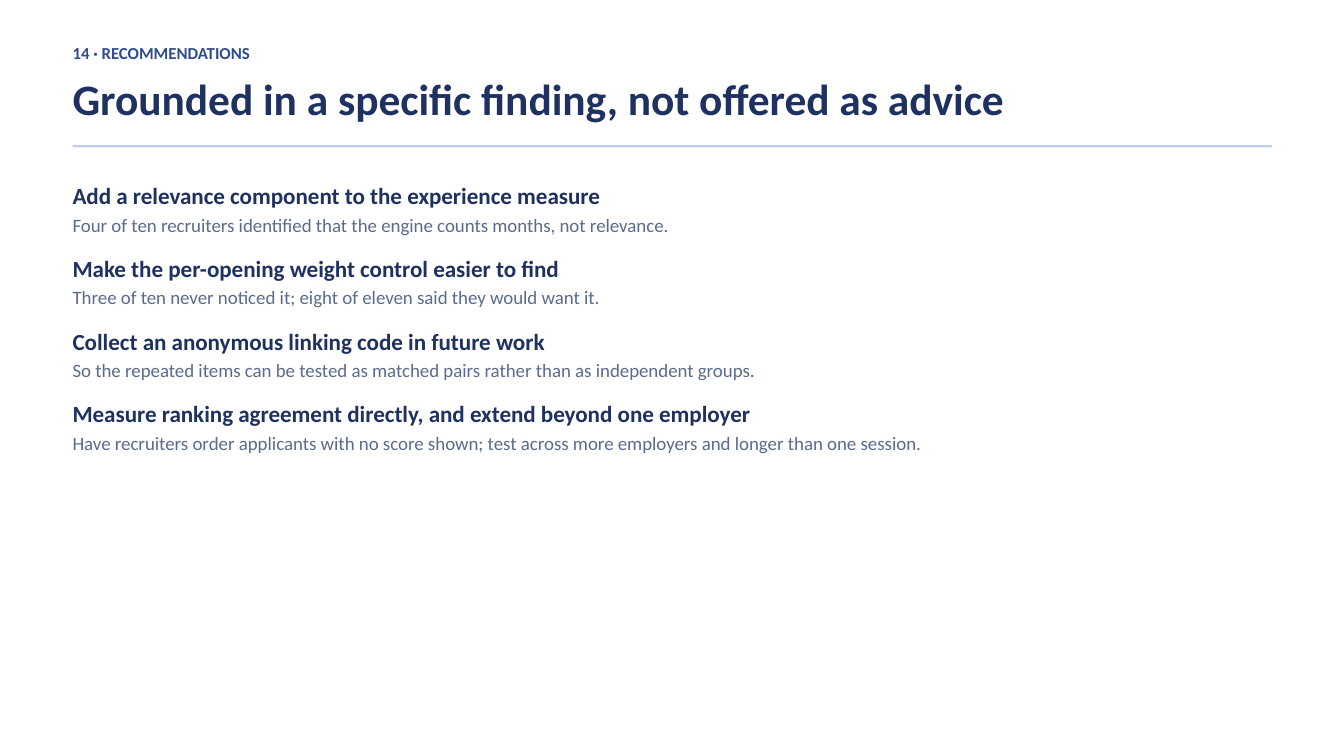
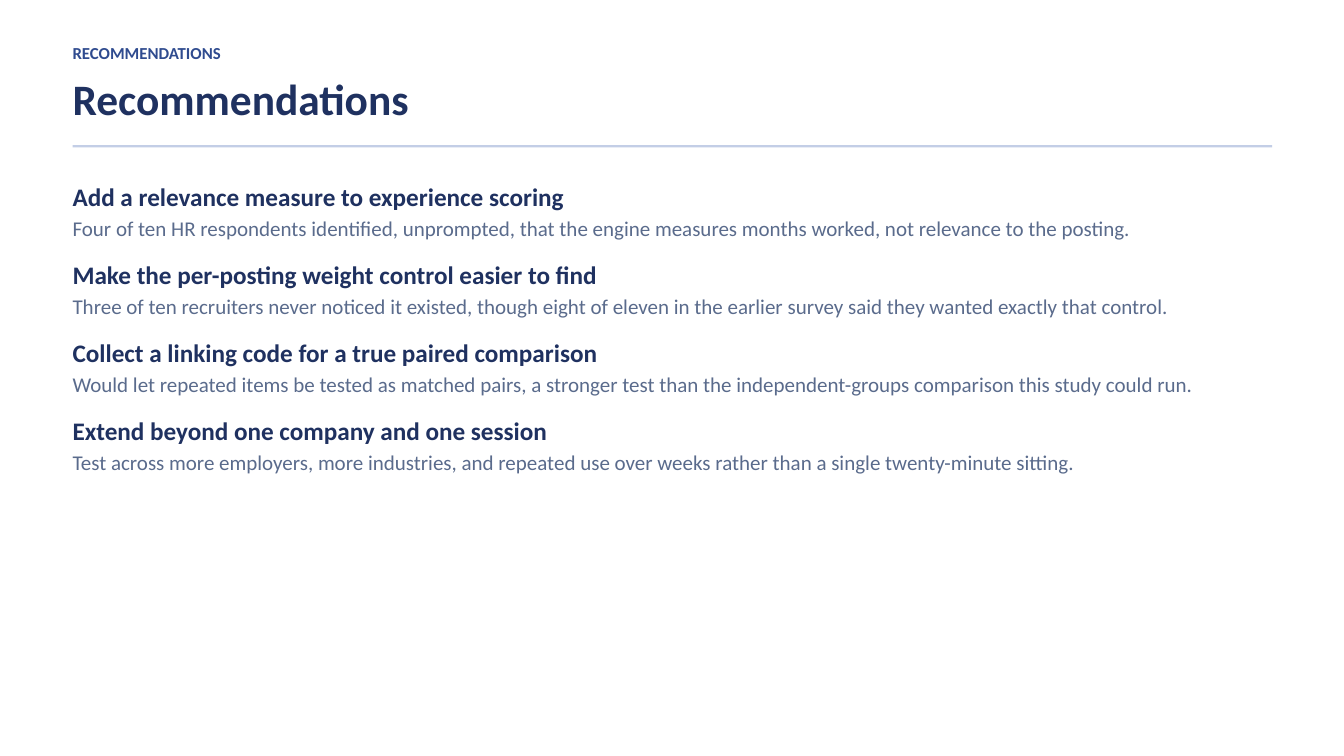
Before and after one commit to Talenss/CapstoneWebsite, a slide deck: slide 21 of 05_Website_Angular/docs/Linaw-PH-Defence-Presentation.pptx (slide 15 before the commit). Drawn at 1344x756 pixels with LibreOffice and Linux fonts; fonts in the diff are those of the drawing. Boxes give left, top, right and bottom in pixels: in the first picture for what was removed or moved away, otherwise in the second. Text is boxed around its words. In the diff, an @@ line names an element or a change of style, - is before the commit and + after.

```diff
--- a/05_Website_Angular/docs/Linaw-PH-Defence-Presentation.pptx
+++ b/05_Website_Angular/docs/Linaw-PH-Defence-Presentation.pptx
@@ text at (73, 48, 221, 59): text changed @@
-14 · RECOMMENDATIONS
+RECOMMENDATIONS
@@ text at (73, 84, 409, 116): text changed @@
-Grounded in a specific finding, not offered as advice
+Recommendations
@@ text at (73, 188, 1192, 474): text changed; size 13.5 to 15 pt @@
-Add a relevance component to the experience measure
-Four of ten recruiters identified that the engine counts months, not relevance.
-Make the per-opening weight control easier to find
-Three of ten never noticed it; eight of eleven said they would want it.
-Collect an anonymous linking code in future work
-So the repeated items can be tested as matched pairs rather than as independent groups.
-Measure ranking agreement directly, and extend beyond one employer
-Have recruiters order applicants with no score shown; test across more employers and longer than one session.
+Add a relevance measure to experience scoring
+Four of ten HR respondents identified, unprompted, that the engine measures months worked, not relevance to the posting.
+Make the per-posting weight control easier to find
+Three of ten recruiters never noticed it existed, though eight of eleven in the earlier survey said they wanted exactly that control.
+Collect a linking code for a true paired comparison
+Would let repeated items be tested as matched pairs, a stronger test than the independent-groups comparison this study could run.
+Extend beyond one company and one session
+Test across more employers, more industries, and repeated use over weeks rather than a single twenty-minute sitting.
```
Also in this commit, not shown: 3 other slides changed, 19 slides added, 18 slides removed, 1 other file.
